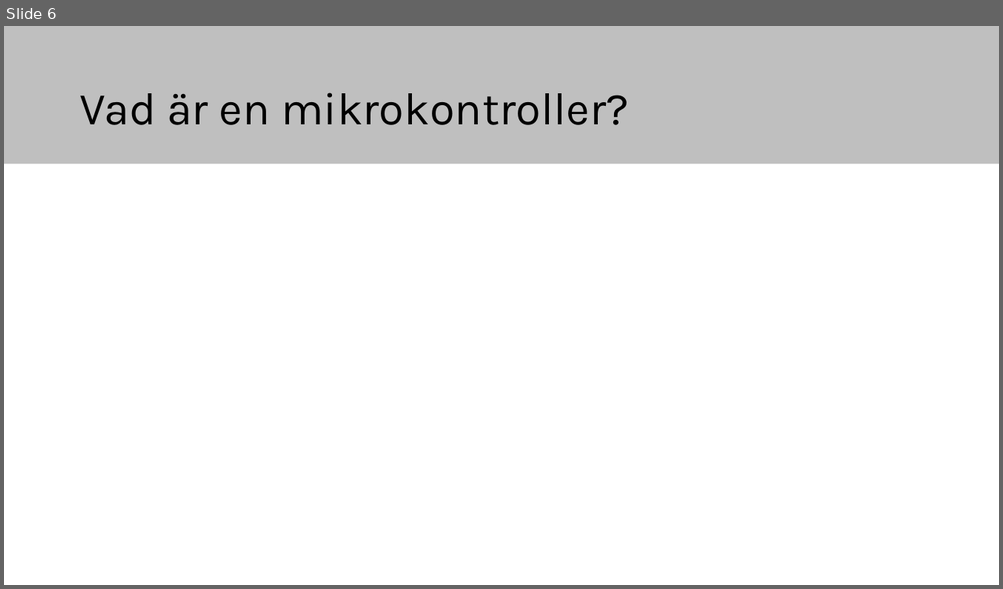
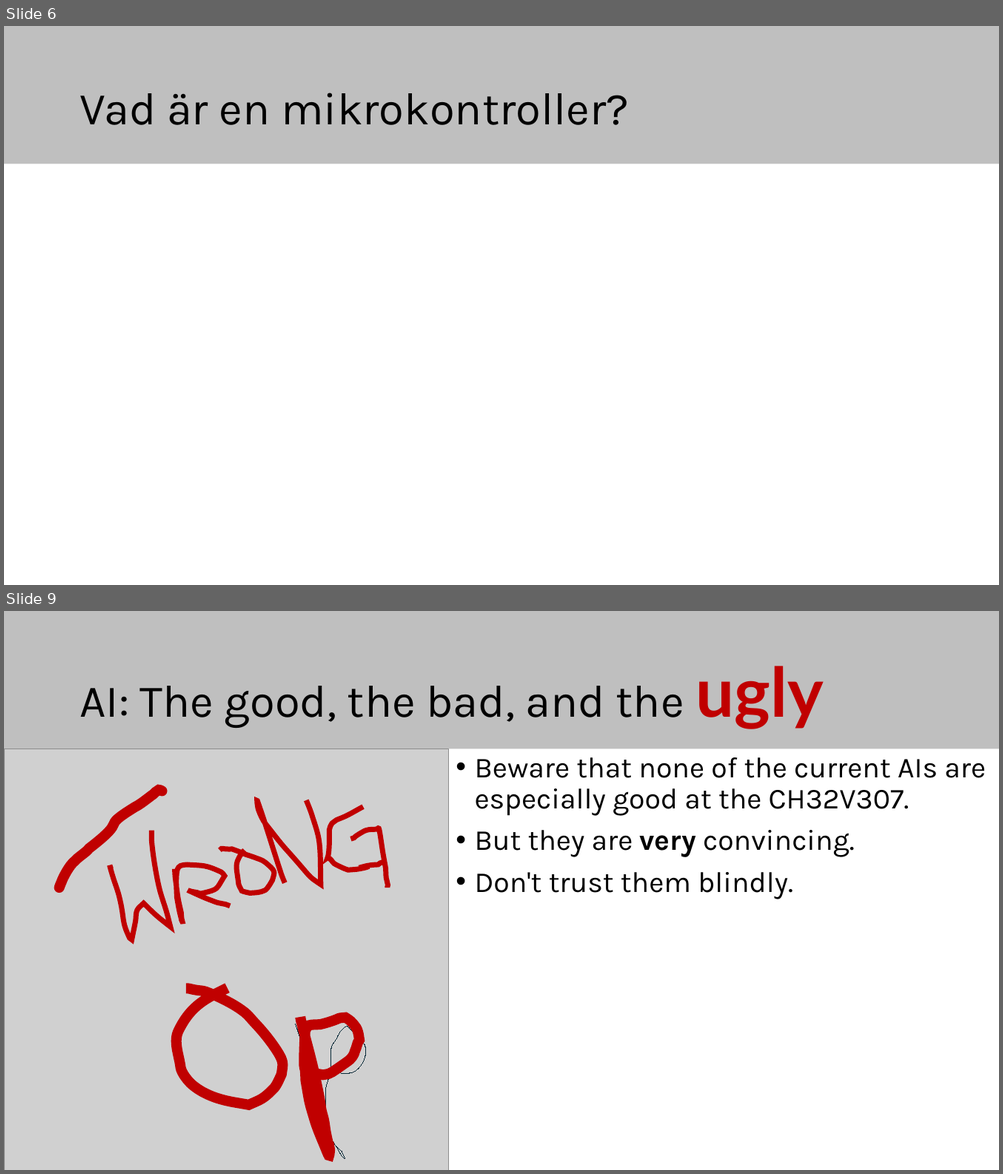
Before and after one commit to elias-at-chalmers/mop-lecture_notes-mirror, a slide deck: slides/lecture01-introduction.pptx. Shown one above the other, each under a label of ours: slide 6 before the commit, slides 6 and 9 after it; the slides between them are not shown. The pictures are 1003x589 and 1003x1174 pixels, drawn with LibreOffice and Linux fonts; fonts in the diff are those of the drawing; grey boxes stand for pictures. Boxes give left, top, right and bottom in pixels: in the first picture for what was removed or moved away, otherwise in the second. Text is boxed around its words. In the diff, an @@ line names an element or a change of style, - is before the commit and + after.

```diff
--- a/slides/lecture01-introduction.pptx
+++ b/slides/lecture01-introduction.pptx
@@ slide 9 added at (4,611,999,1170), background #FFFFFF; not listed: 1 template element that a slide beside it also shows @@
@@ title added at (79,666,823,729), 44 pt, text #000000 @@
+AI: The good, the bad, and the ugly
@@ picture added at (4,749,449,1170) @@
@@ text added at (475,758,985,900), 28 pt, text #000000 @@
+• Beware that none of the current AIs are especially good at the CH32V307.
+• But they are very convincing.
+• Don't trust them blindly.
@@ freeform shape added at (60,790,162,888), outline #C00000 10 pt @@
@@ freeform shape added at (257,800,320,885), outline #C00000 5 pt @@
@@ freeform shape added at (327,807,384,871), outline #C00000 5 pt @@
@@ freeform shape added at (110,830,170,940), outline #C00000 5 pt @@
@@ freeform shape added at (351,828,388,888), outline #C00000 5 pt @@
@@ freeform shape added at (219,849,274,894), outline #C00000 5 pt @@
@@ freeform shape added at (175,865,230,921), outline #C00000 5 pt @@
@@ freeform shape added at (176,988,283,1105), outline #C00000 10 pt @@
@@ freeform shape added at (296,1025,366,1159), outline #092A39 0 pt @@
@@ freeform shape added at (300,1017,359,1156), outline #C00000 10 pt @@
```
Also in this commit, not shown: 2 other slides added, 3 other files.
